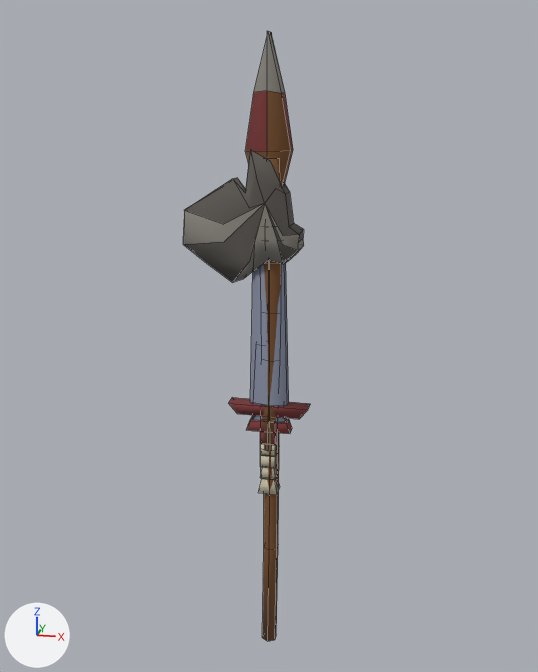
One commit to the Blender file art-src/weapon-pack/weapon_set_src.blend: the scene before it, then after it.
Before and after are seen from a 50 mm camera at (0.503, -2.372, 1.141) aimed at (-0.01, 0.038, 0.399). Arrows for +X, +Y and +Z are at lower left; the lights stay in place. The picture after the commit comes second. Mesh edges are drawn as thin lines.

Before the edit, the objects in view are built like this:
```python
me_wpn_axe_01_009 = bpy.data.meshes.new('wpn_axe_01.009')
me_wpn_axe_01_009.from_pydata(...)  # 128 vertices, 96 faces; spans x -0.294..0.107, y -0.067..0.071, z 0.0..1.027
me_wpn_axe_01_009.polygons.foreach_set('use_smooth', [True] * 96)
me_wpn_axe_01_009.materials.append(mat_weaponpalette)  # picture img_weapon_palette
me_wpn_spear_01_003 = bpy.data.meshes.new('wpn_spear_01.003')
me_wpn_spear_01_003.from_pydata(...)  # 60 vertices, 49 faces; spans x -0.07..0.07, y -0.04..0.04, z -0.8..1.37
me_wpn_spear_01_003.polygons.foreach_set('use_smooth', [True] * 49)
me_wpn_spear_01_003.materials.append(mat_weaponpalette)  # picture img_weapon_palette
me_wpn_sword_01_003 = bpy.data.meshes.new('wpn_sword_01.003')
me_wpn_sword_01_003.from_pydata(...)  # 72 vertices, 54 faces; spans x -0.141..0.141, y -0.035..0.035, z -0.17..1.01
me_wpn_sword_01_003.polygons.foreach_set('use_smooth', [True] * 54)
me_wpn_sword_01_003.materials.append(mat_weaponpalette)  # picture img_weapon_palette
ob_wpn_axe_01 = bpy.data.objects.new('wpn_axe_01', me_wpn_axe_01_009)
ob_wpn_axe_01.location = (0.0, 0.0, 0.0)
ob_wpn_spear_01 = bpy.data.objects.new('wpn_spear_01', me_wpn_spear_01_003)
ob_wpn_spear_01.location = (0.0, 0.0, 0.0)
ob_wpn_sword_01 = bpy.data.objects.new('wpn_sword_01', me_wpn_sword_01_003)
ob_wpn_sword_01.location = (0.0, 0.0, 0.0)
# also in view: 'wpn_knife_01' at (0.0, 0.0, 0.209)
```
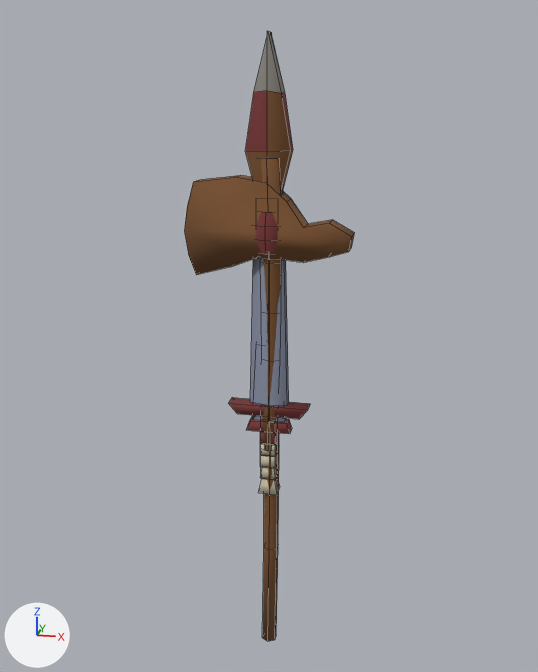
Commit message: fix(weapons): UNIFORM whole-head axe resize — STOP the chipping (86cabh907)

Pixel boxes (x1, y1, x2, y2) of what changed, in the pictures (538 x 672 px):
'wpn_axe_01', reshaped (41% wider): before (184, 149, 304, 451); after (184, 158, 354, 451)
part 1 of me_wpn_axe_01_009, rebuilt (41% wider, 25% shorter): before (184, 149, 304, 282); after (184, 175, 354, 275)

The change, as a list of edits to the scene's bpy script:
```text
Change me_wpn_axe_01_009:
    used by ob_wpn_axe_01; location = (0.0, 0.0, 0.0)
    remove me_wpn_axe_01_009.from_pydata(...)  # 128 vertices, 96 faces; spans x -0.294..0.107, y -0.067..0.071, z 0.0..1.027
    add me_wpn_axe_01_009.from_pydata(...)  # 100 vertices, 75 faces; spans x -0.276..0.272, y -0.062..0.062, z 0.0..1.0
    me_wpn_axe_01_009 part 1: the loose piece of 62 vertices spanning x -0.294..0.107, y -0.067..0.071, z 0.594..1.027 is rebuilt with 34 vertices and now spans x -0.276..0.272, y -0.042..0.042, z 0.62..0.94
```
